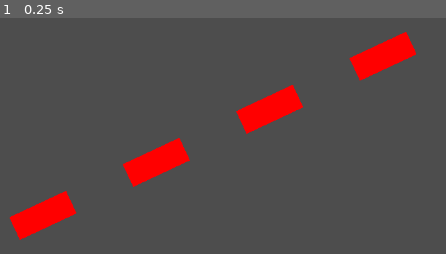
Above: before the commit, frame 1.
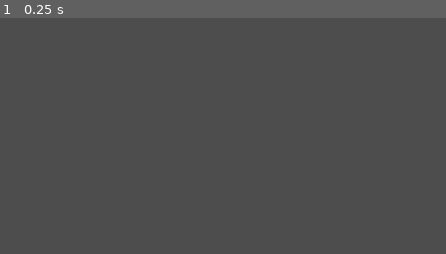
Above: after the commit, the same moment.

Repository: ProgrammingParadox/voronoi-game
Game: Godot game, scene res://scenes/laser.tscn
The game is run twice, just before and just after one commit, with the same random seed, the same clock (stepped at 60 frames per second) and the same inputs. This scene is started directly instead of the project's main scene.
Inputs:
- Up to frame 1 (0.25 s): no input

The runs differ from the first frame. In frame 1, 6.1% of the frame differs, in the area x 2-94%, y 5-95%.

Commit message:
laser animations locked in

Diff:
--- a/laser.gdshader
+++ b/laser.gdshader
@@ -5,6 +5,8 @@
 // 0 = searching, 1 = locked, 2 = firing
 uniform int   laser_state = 0;
 uniform float laser_progress = 0.0;
+
+const float INV_PI = 1.0 / PI;
 
 void vertex() {
 	// Called for every vertex the material is visible on.
@@ -14,17 +16,13 @@
 	COLOR = laser_color;
 
 	if(laser_state == 0){
-		COLOR.a = (abs(0.5 - UV.x) < 0.3 + (sin(laser_progress * PI * 8.0) * 0.05)) && (mod(UV.y * 1000.0, 100.0) < 50.0) ? 1.0 : 0.0;
+		COLOR.a = (abs(0.5 - UV.x) < 0.3 + (sin(laser_progress * PI * 2.0) * 0.1)) && (mod(UV.y * 1000.0, 100.0) < 50.0) ? 1.0 : 0.0;
 	}
 	if(laser_state == 1){
-		COLOR.a = (abs(0.5 - UV.x) < 0.3) && (mod(UV.y * 1000.0, 100.0) < laser_progress * 100.0) ? 1.0 : 0.0;
+		COLOR.a = (abs(0.5 - UV.x) < 0.3) && (mod(UV.y * 1000.0, 100.0) < laser_progress * laser_progress * 100.0) ? 1.0 : 0.0;
 	}
 	if(laser_state == 2) {
-		if(laser_progress < 0.5){
-			COLOR.a = abs(0.5 - UV.x) < laser_progress * 0.5 ? 1.0 : 0.0;
-		} else {
-			COLOR.a = abs(0.5 - UV.x) < (1.0 - laser_progress) * 0.5 ? 1.0 : 0.0;
-		}
+		COLOR.a = abs(0.5 - UV.x) < sin(laser_progress * PI * 8.0) ? 1.0 : 0.0;
 	}
 }
 
--- a/scripts/laser.gd
+++ b/scripts/laser.gd
@@ -1,7 +1,7 @@
 extends TextureRect
 
 # 0 = searching, 1 = locked, 2 = firing
-var state = 0;
+var state = 2;
 var laser_progress = 0.0;
 
 # Called when the node enters the scene tree for the first time.
